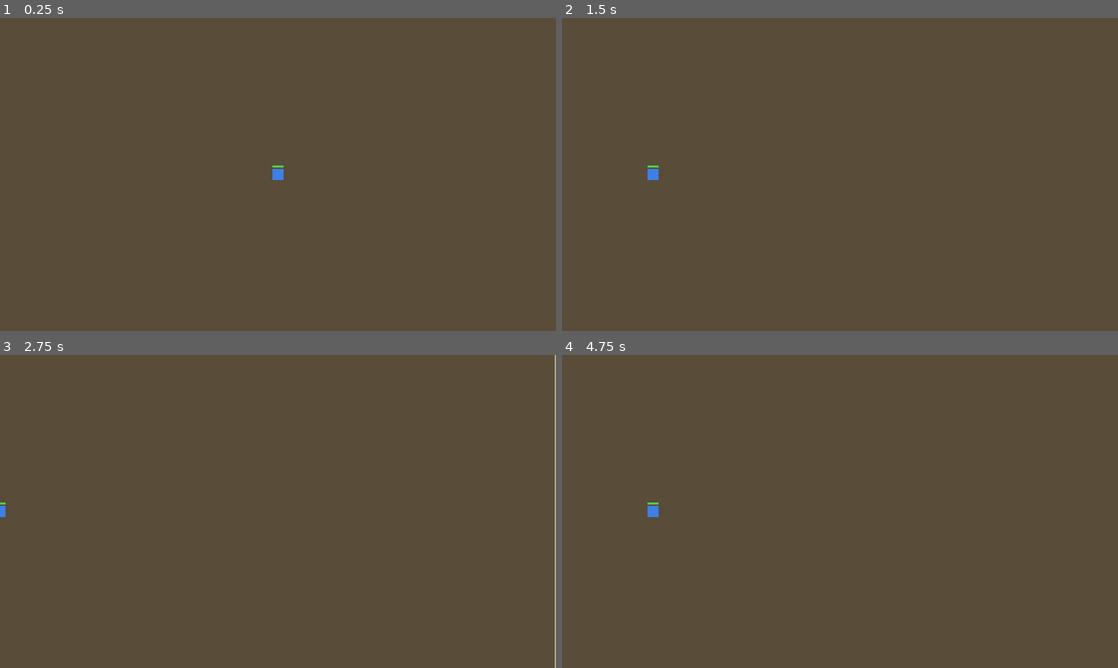
Above: before the commit, frames 1-4 (two rows, left to right).
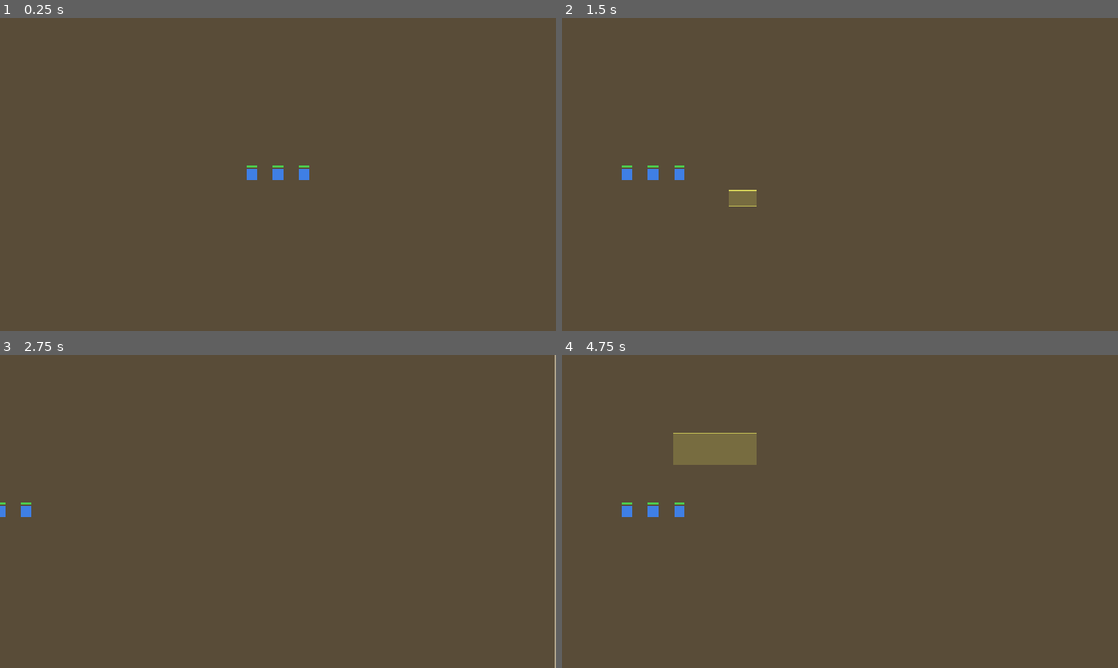
Above: after the commit, the same moments.

Repository: BeefSix/Carrion
Game: Godot game, scene res://scenes/Main.tscn
Two runs of this game, one before a commit and one after it. Both use one fixed random seed, a clock stepped at 60 frames per second and the inputs below.
Inputs (mouse positions are in pixels of both pictures, inside the frame that each line leads up to):
- Up to frame 1 (0.25 s): no input
- Up to frame 2 (1.5 s): tap Enter at 0.5 s; move the mouse to (962, 158) at 0.52 s; hold D 0.53-1.25 s; click (962, 158) at 0.67 s; drag from (728, 190) to (812, 237) at 1.27 s
- Up to frame 3 (2.75 s): move the mouse to (333, 442) at 2.02 s; hold D from 2.03 s (still down); click (333, 442) at 2.17 s
- Up to frame 4 (4.75 s): release D at 2.75 s; tap Space at 2.75 s; drag from (812, 574) to (673, 464) at 2.77 s; move the mouse to (1006, 558) at 3.52 s; hold A 3.53-4.25 s; click (1006, 558) at 3.67 s; drag from (673, 464) to (756, 433) at 4.27 s

The runs differ from the first frame. In frame 1, 0.2% of the frame differs, in the area x 44-56%, y 47-52%; in frame 2, 0.4%; in frame 3, less than 0.1%; in frame 4, 1.7%, in the area x 10-35%, y 24-52%.

Commit message:
W1S5: click and drag-box selection
SelectionManager (Node2D in Main) handles all mouse-left input via _unhandled_input. Distinguishes click vs drag using an 8 px screen-space threshold so a tiny mouse twitch during a click doesn't convert into a one-unit box. Click uses PhysicsPointQueryParameters2D against Unit's existing CollisionShape; box iterates the 'units' group (Units auto-join via groups=[] in their .tscn). Selection ring drawn inside Unit._draw() so units are visually self-contained. Three test units placed near map center so box-select is actually testable.

Co-Authored-By: Claude Opus 4.7 <noreply@anthropic.com>

Diff:
--- a/scenes/Main.tscn
+++ b/scenes/Main.tscn
@@ -1,7 +1,8 @@
-[gd_scene load_steps=3 format=3]
+[gd_scene load_steps=4 format=3]
 
 [ext_resource type="Script" path="res://scripts/RTSCamera.gd" id="1_camera"]
 [ext_resource type="PackedScene" path="res://scenes/units/Unit.tscn" id="2_unit"]
+[ext_resource type="Script" path="res://scripts/SelectionManager.gd" id="3_sel"]
 
 [node name="Main" type="Node2D"]
 
@@ -26,3 +27,16 @@
 position = Vector2(1280, 1280)
 max_hp = 60
 body_color = Color(0.25, 0.5, 0.9, 1)
+
+[node name="TestUnit2" parent="." instance=ExtResource("2_unit")]
+position = Vector2(1340, 1280)
+max_hp = 60
+body_color = Color(0.25, 0.5, 0.9, 1)
+
+[node name="TestUnit3" parent="." instance=ExtResource("2_unit")]
+position = Vector2(1220, 1280)
+max_hp = 60
+body_color = Color(0.25, 0.5, 0.9, 1)
+
+[node name="SelectionManager" type="Node2D" parent="."]
+script = ExtResource("3_sel")
--- a/scenes/units/Unit.tscn
+++ b/scenes/units/Unit.tscn
@@ -5,7 +5,7 @@
 [sub_resource type="RectangleShape2D" id="RectangleShape2D_unit"]
 size = Vector2(24, 24)
 
-[node name="Unit" type="CharacterBody2D"]
+[node name="Unit" type="CharacterBody2D" groups=["units"]]
 script = ExtResource("1_unit")
 
 [node name="Body" type="Polygon2D" parent="."]
--- /dev/null
+++ b/scripts/SelectionManager.gd
@@ -0,0 +1,79 @@
+class_name SelectionManager
+extends Node2D
+
+const DRAG_THRESHOLD_PX := 8.0
+
+var _dragging := false
+var _drag_start_world: Vector2
+var _drag_start_screen: Vector2
+var _selected_units: Array[Unit] = []
+
+
+func _unhandled_input(event: InputEvent) -> void:
+	if event is InputEventMouseButton and event.button_index == MOUSE_BUTTON_LEFT:
+		if event.pressed:
+			_drag_start_screen = event.position
+			_drag_start_world = get_global_mouse_position()
+			_dragging = true
+		else:
+			_finalize_selection(event.position, get_global_mouse_position())
+			_dragging = false
+			queue_redraw()
+	elif event is InputEventMouseMotion and _dragging:
+		queue_redraw()
+
+
+func _finalize_selection(end_screen: Vector2, end_world: Vector2) -> void:
+	var screen_distance := _drag_start_screen.distance_to(end_screen)
+	if screen_distance < DRAG_THRESHOLD_PX:
+		_click_select(end_world)
+	else:
+		_box_select(_drag_start_world, end_world)
+
+
+func _click_select(world_pos: Vector2) -> void:
+	var space := get_world_2d().direct_space_state
+	var params := PhysicsPointQueryParameters2D.new()
+	params.position = world_pos
+	params.collide_with_areas = false
+	params.collide_with_bodies = true
+	var hits := space.intersect_point(params)
+	_clear_selection()
+	for hit in hits:
+		var collider = hit.collider
+		if collider is Unit:
+			_add_to_selection(collider)
+			break
+
+
+func _box_select(corner_a: Vector2, corner_b: Vector2) -> void:
+	var rect := Rect2(corner_a, corner_b - corner_a).abs()
+	_clear_selection()
+	for unit in get_tree().get_nodes_in_group("units"):
+		if unit is Unit and rect.has_point(unit.position):
+			_add_to_selection(unit)
+
+
+func _clear_selection() -> void:
+	for u in _selected_units:
+		if is_instance_valid(u):
+			u.set_selected(false)
+	_selected_units.clear()
+
+
+func _add_to_selection(u: Unit) -> void:
+	if u not in _selected_units:
+		_selected_units.append(u)
+		u.set_selected(true)
+
+
+func get_selected() -> Array[Unit]:
+	return _selected_units.duplicate()
+
+
+func _draw() -> void:
+	if _dragging:
+		var current_world := get_global_mouse_position()
+		var rect := Rect2(_drag_start_world, current_world - _drag_start_world).abs()
+		draw_rect(rect, Color(1, 1, 0.4, 0.18), true)
+		draw_rect(rect, Color(1, 1, 0.4, 0.7), false, 2.0)
--- a/scripts/Unit.gd
+++ b/scripts/Unit.gd
@@ -10,6 +10,7 @@
 
 var current_hp: int
 var current_command: Command = Command.IDLE
+var selected: bool = false
 
 
 func _ready() -> void:
@@ -24,11 +25,20 @@
 		_die()
 
 
+func set_selected(value: bool) -> void:
+	if selected == value:
+		return
+	selected = value
+	queue_redraw()
+
+
 func _die() -> void:
 	queue_free()
 
 
 func _draw() -> void:
+	if selected:
+		draw_circle(Vector2.ZERO, 18.0, Color(1, 1, 0.4), false, 2.0, true)
 	var bar_width := 24.0
 	var bar_height := 4.0
 	var bar_y := -20.0
